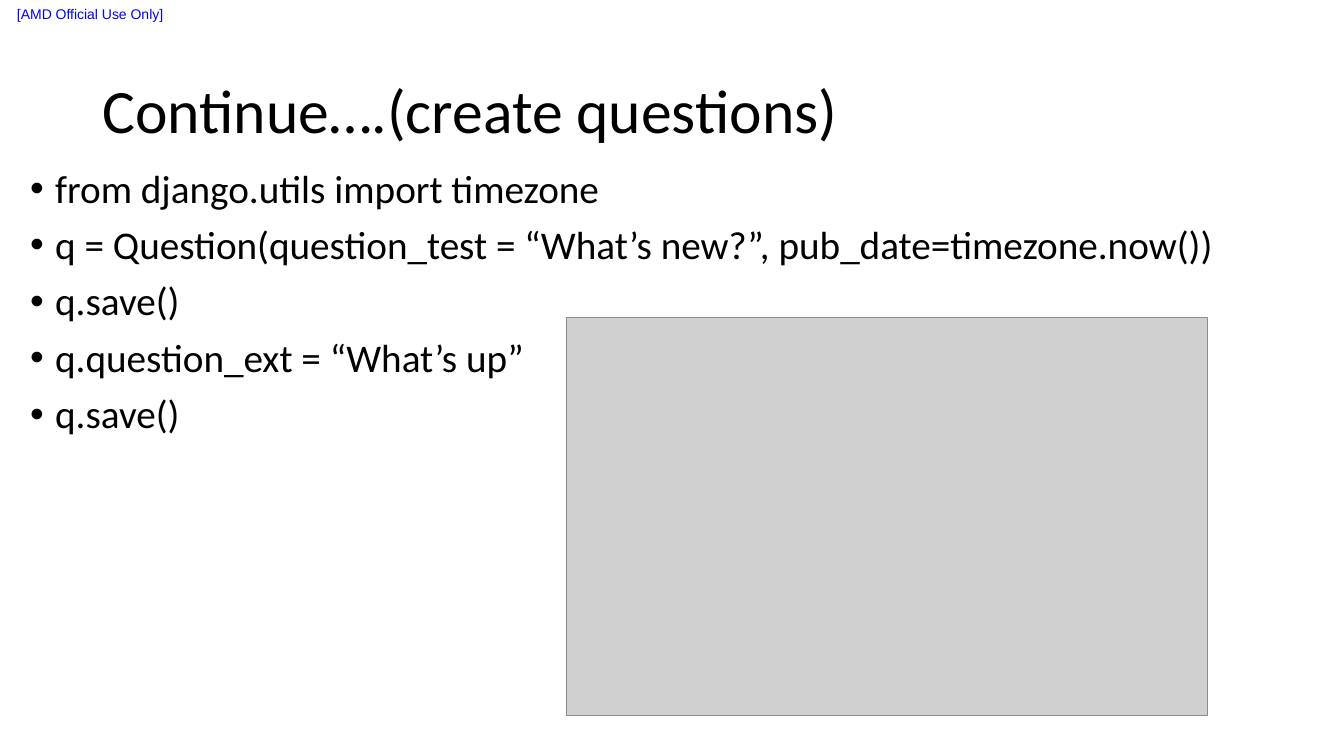
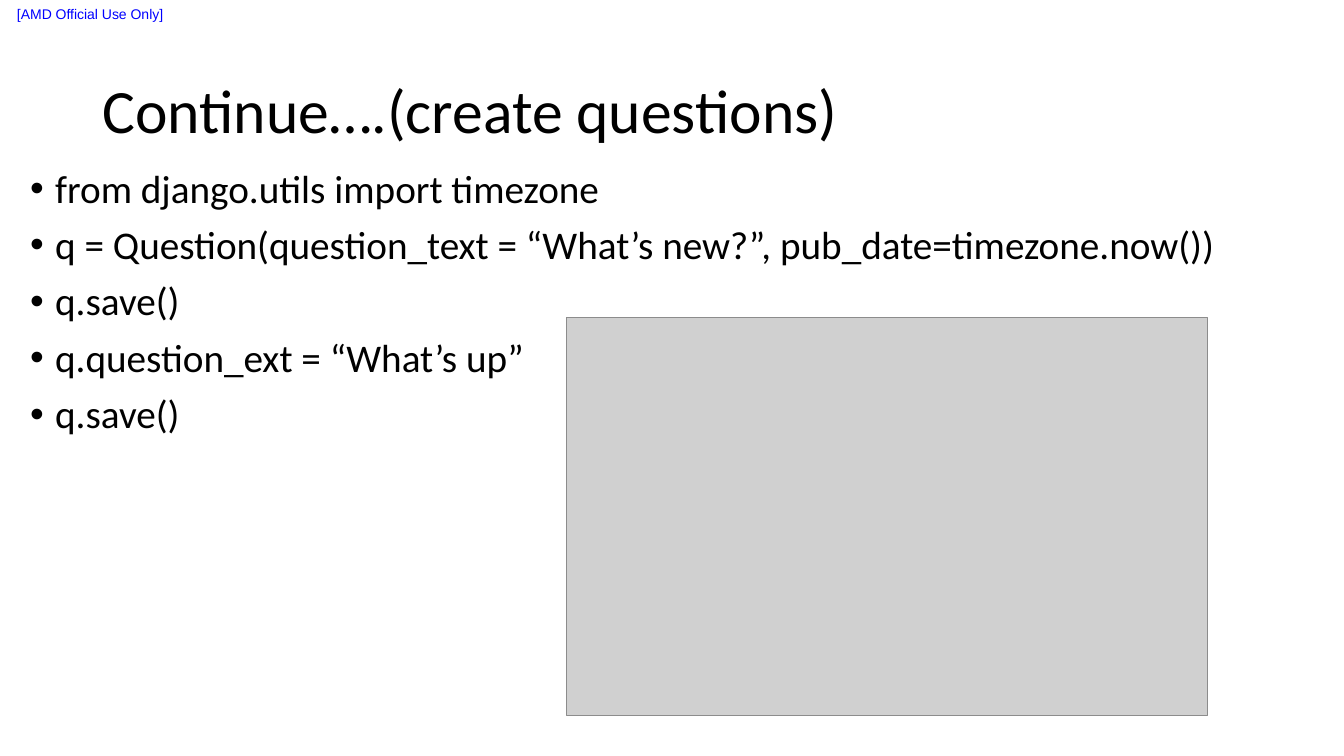
Before and after one commit to liuxu-github-ui/Django, a slide deck: slide 10 of Building Web Applications in Django/week1/Assignment.pptx. Drawn at 1344x756 pixels with LibreOffice and Linux fonts; fonts in the diff are those of the drawing; grey boxes stand for pictures. Boxes give left, top, right and bottom in pixels: in the first picture for what was removed or moved away, otherwise in the second. Text is boxed around its words. In the diff, an @@ line names an element or a change of style, - is before the commit and + after.

```diff
--- a/Building Web Applications in Django/week1/Assignment.pptx
+++ b/Building Web Applications in Django/week1/Assignment.pptx
@@ text at <box>55,230,1214,266</box>: text changed @@
-• q = Question(question_test = “What’s new?”, pub_date=timezone.now())
+• q = Question(question_text = “What’s new?”, pub_date=timezone.now())
```
Also in this commit, not shown: 7 other files.
